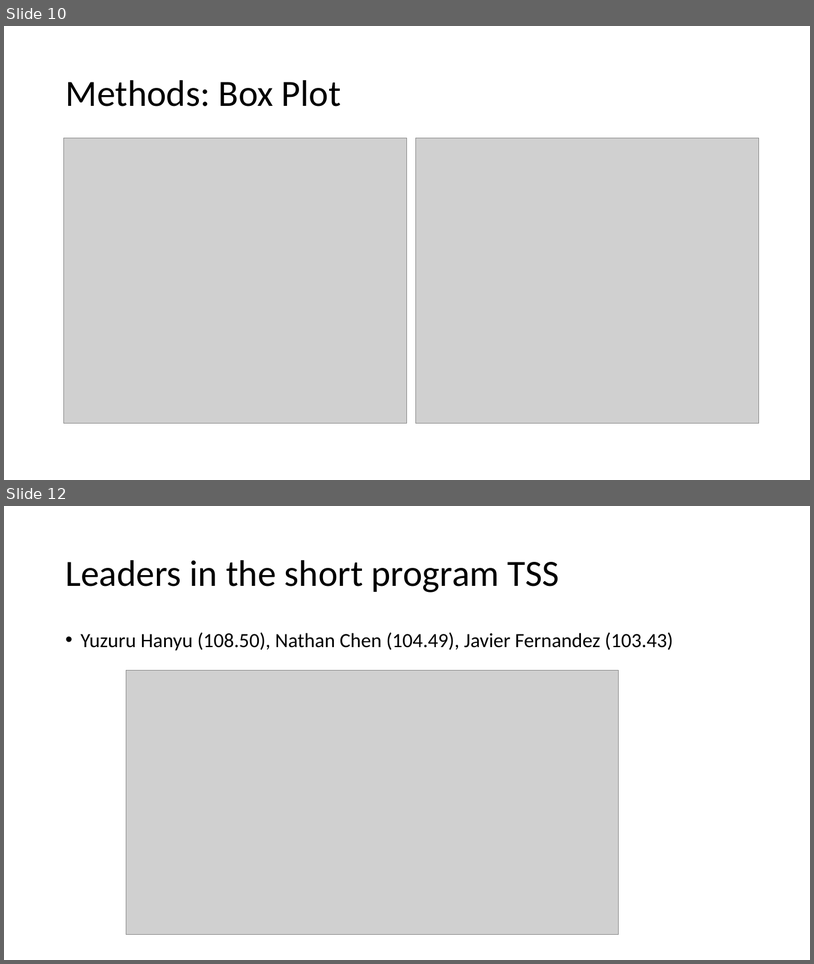
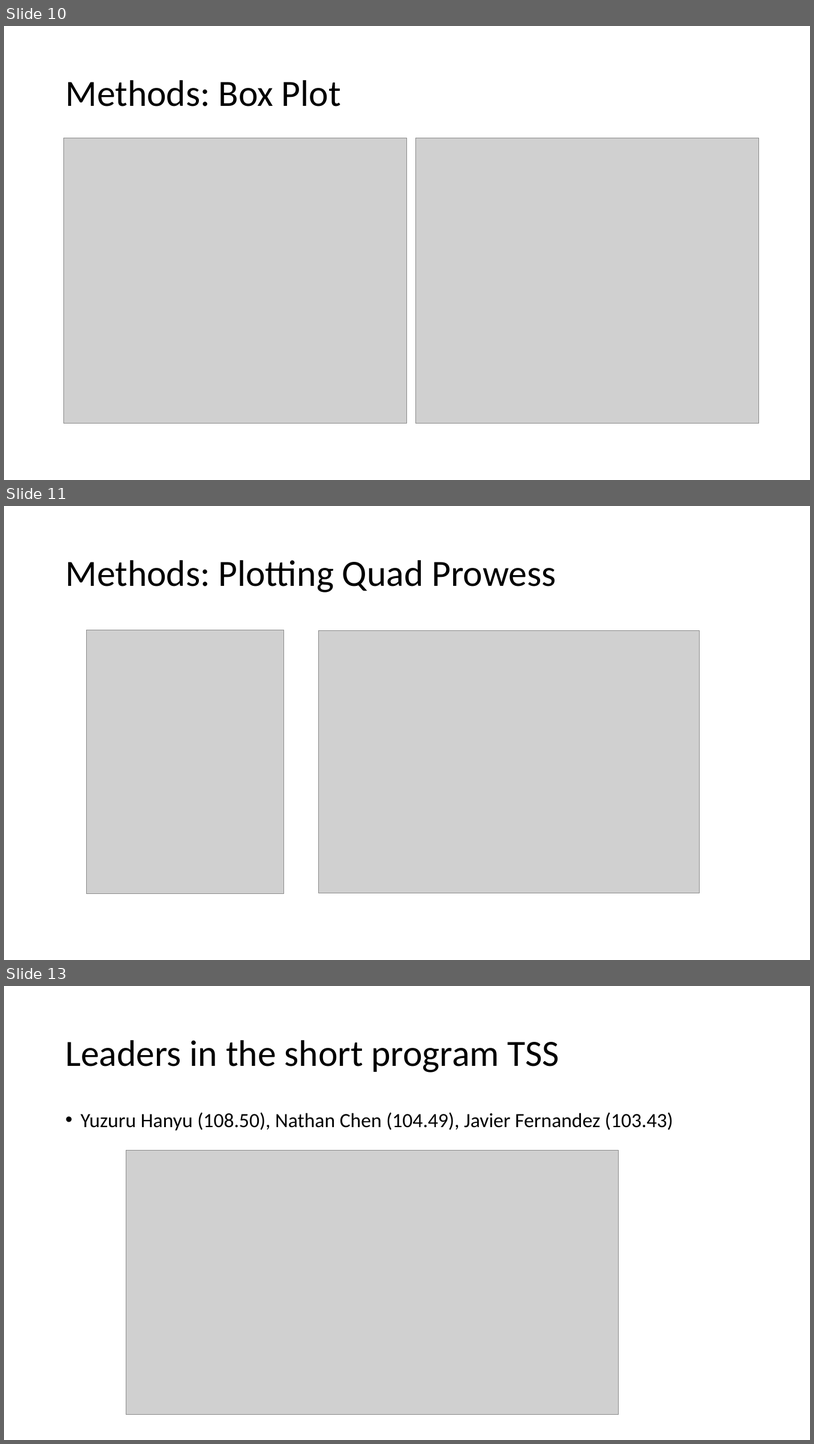
Before and after one commit to ninaanatchkova/figure_skating, a slide deck: presentation/Figure Skating at the 2018 Olympics.pptx. Shown one above the other, each under a label of ours: slides 10 and 12 before the commit, slides 10, 11 and 13 after it; the slides between them are not shown. The pictures are 814x964 and 814x1444 pixels, drawn with LibreOffice and Linux fonts; fonts in the diff are those of the drawing; grey boxes stand for pictures. Boxes give left, top, right and bottom in pixels: in the first picture for what was removed or moved away, otherwise in the second. Text is boxed around its words. In the diff, an @@ line names an element or a change of style, - is before the commit and + after.

Commit message:
quad stats

```diff
--- a/presentation/Figure Skating at the 2018 Olympics.pptx
+++ b/presentation/Figure Skating at the 2018 Olympics.pptx
@@ slide 11 added at (x1=4, y1=506, x2=810, y2=960), background #FFFFFF @@
@@ title added at (x1=65, y1=560, x2=556, y2=592), 44 pt, text #000000 @@
+Methods: Plotting Quad Prowess
@@ picture added at (x1=86, y1=630, x2=284, y2=893) @@
@@ picture added at (x1=318, y1=631, x2=699, y2=892) @@
@@ what was slide 12 is now slide 13 @@
```
Also in this commit, not shown: 2 slides changed, 4 other files.
